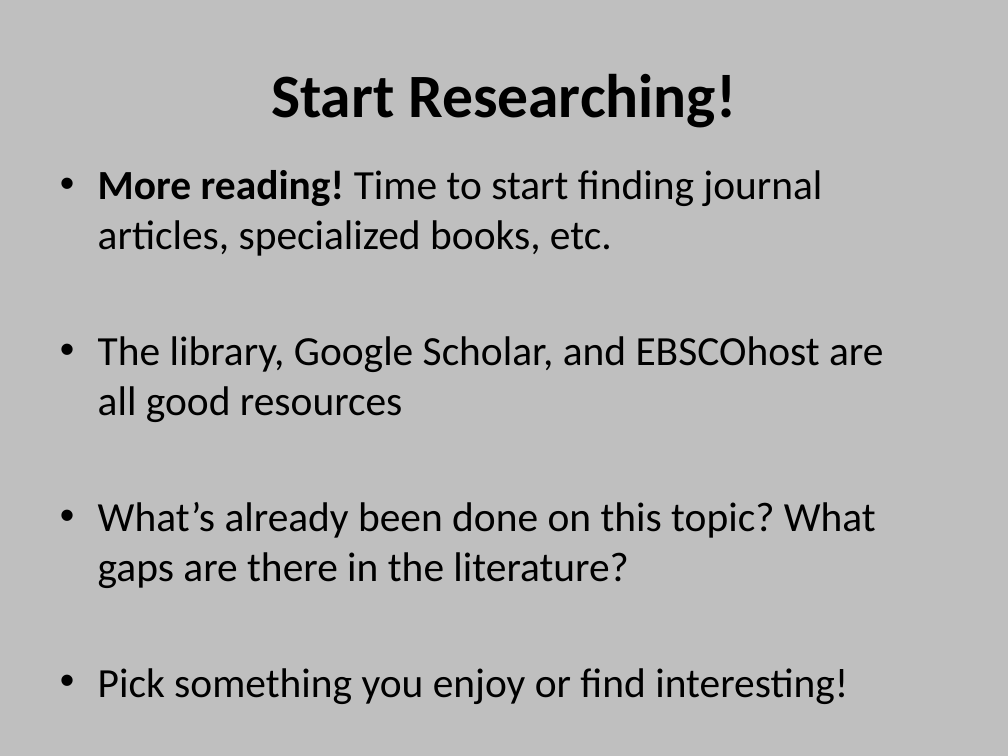
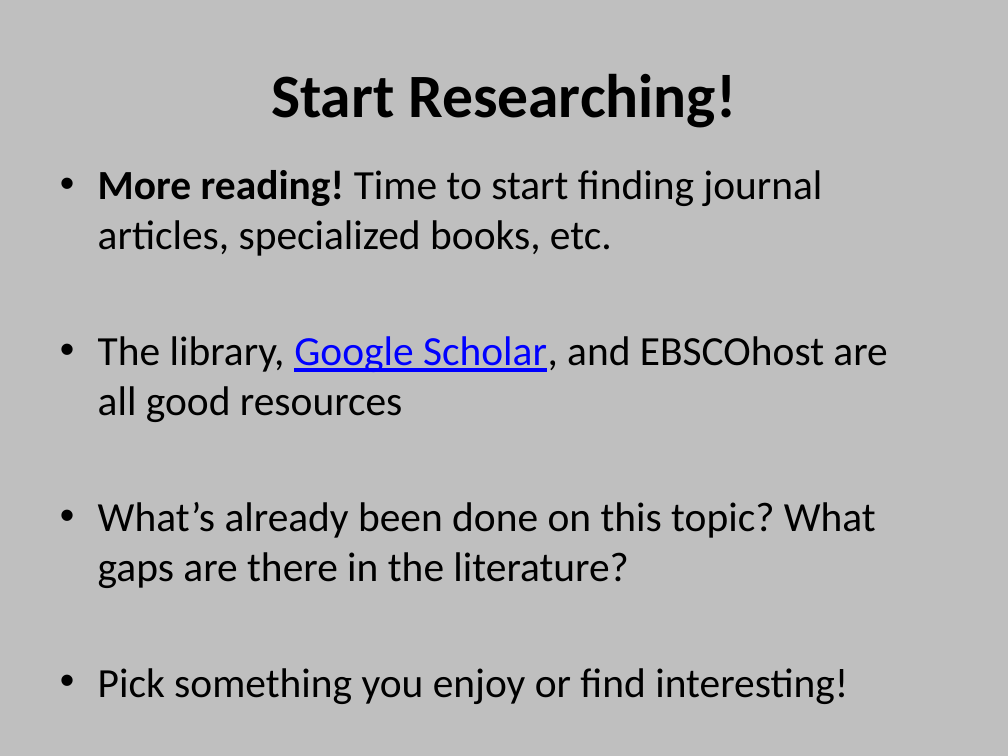
Before and after one commit to npm27/Teaching-Materials, a slide deck: slide 12 of Writing Fall 23/Slides/2 Week 1 - Generating Research Topics.pptx. Drawn at 1008x756 pixels with LibreOffice and Linux fonts; fonts in the diff are those of the drawing. Boxes give left, top, right and bottom in pixels: in the first picture for what was removed or moved away, otherwise in the second. Text is boxed around its words. In the diff, an @@ line names an element or a change of style, - is before the commit and + after.

```diff
--- a/Writing Fall 23/Slides/2 Week 1 - Generating Research Topics.pptx
+++ b/Writing Fall 23/Slides/2 Week 1 - Generating Research Topics.pptx
@@ text at [98,336,887,422]: text colour #000000 to #0000FF, underline on in "Google Scholar," @@
```
Also in this commit, not shown: 6 other slides changed, 16 other files.
